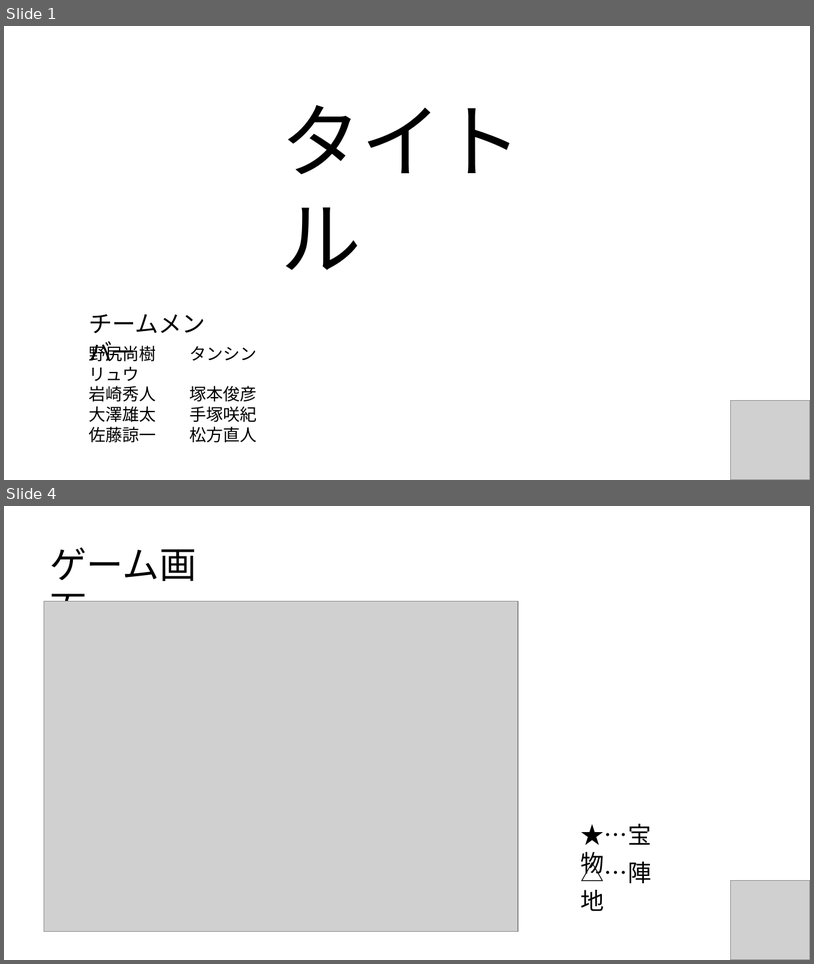
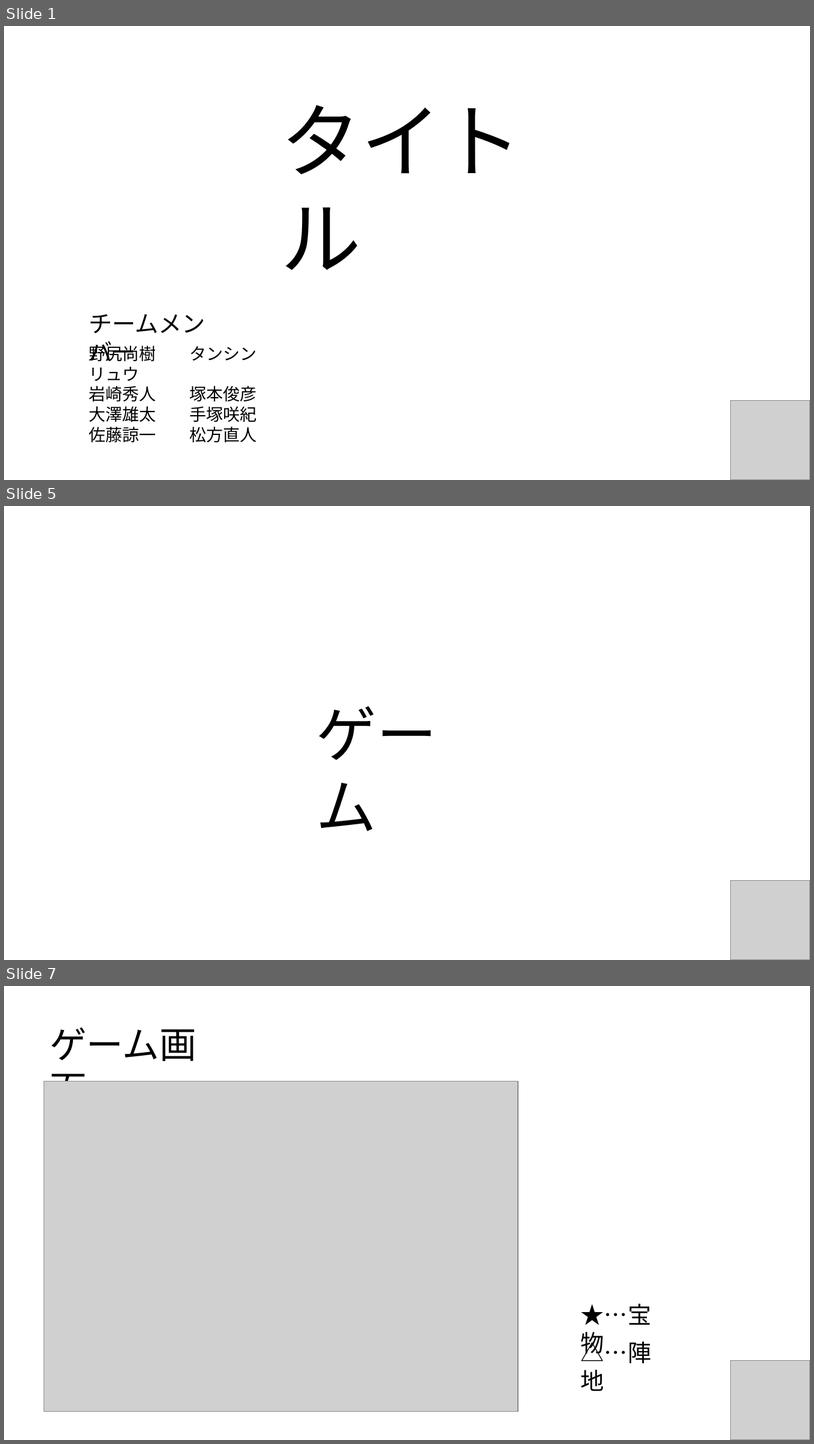
Before and after one commit to CaseStudyG18/master, a slide deck: G18_プレゼン用PWP.pptx. Shown one above the other, each under a label of ours: slides 1 and 4 before the commit, slides 1, 5 and 7 after it; the slides between them are not shown. The pictures are 814x964 and 814x1444 pixels, drawn with LibreOffice and Linux fonts; fonts in the diff are those of the drawing; grey boxes stand for pictures. Boxes give left, top, right and bottom in pixels: in the first picture for what was removed or moved away, otherwise in the second. Text is boxed around its words. In the diff, an @@ line names an element or a change of style, - is before the commit and + after.

```diff
--- a/G18_プレゼン用PWP.pptx
+++ b/G18_プレゼン用PWP.pptx
@@ slide 5 added at (x1=4, y1=506, x2=810, y2=960), background #FFFFFF @@
@@ text added at (x1=317, y1=706, x2=438, y2=831), 72 pt, text #000000 @@
+ゲーム
@@ picture added at (x1=731, y1=880, x2=810, y2=960) @@
@@ what was slide 4 is now slide 7 @@
```
Also in this commit, not shown: 2 slides changed, 3 other slides added.
